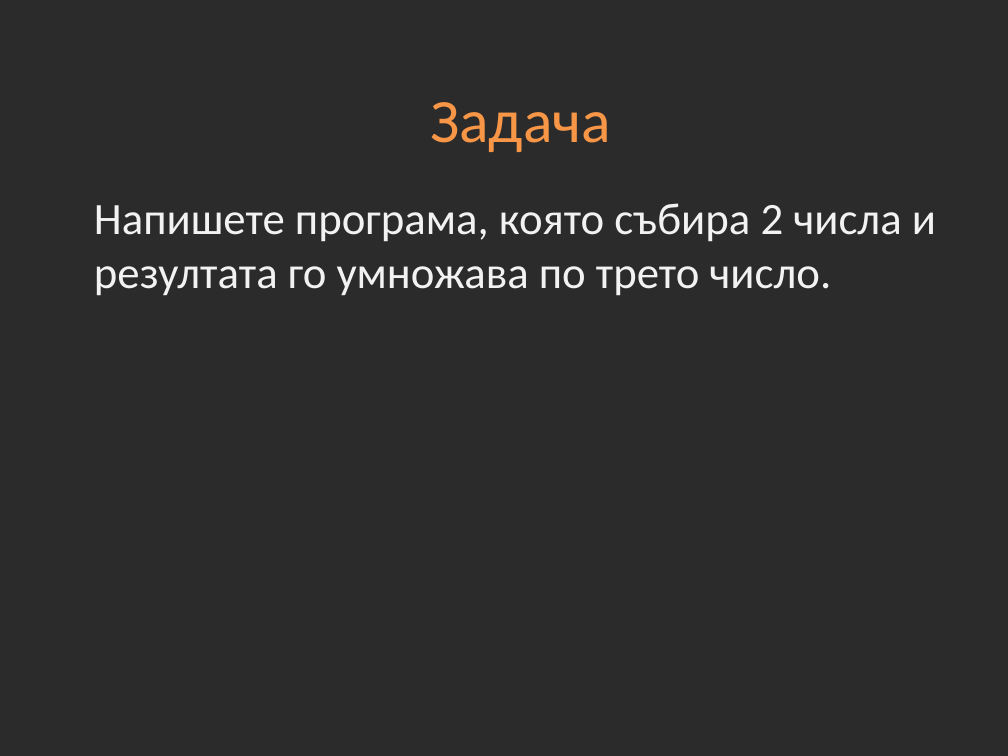
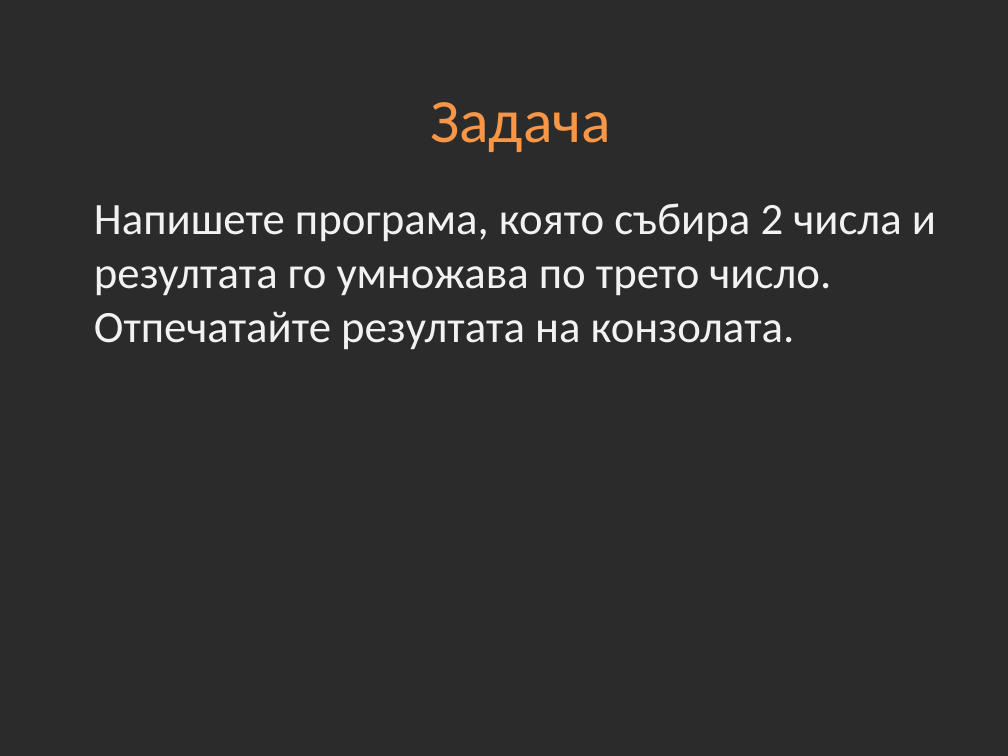
Before and after one commit to Academy-Soft-Intellect/Programming-Introduction-CSharp-Course, a slide deck: slide 17 of 03-Data-Types.pptx (slide 16 before the commit). Drawn at 1008x756 pixels with LibreOffice and Linux fonts; fonts in the diff are those of the drawing; background and template pictures are left out; a plain dark background stands for a picture behind light text. Boxes give left, top, right and bottom in pixels: in the first picture for what was removed or moved away, otherwise in the second. Text is boxed around its words. In the diff, an @@ line names an element or a change of style, - is before the commit and + after.

```diff
--- a/03-Data-Types.pptx
+++ b/03-Data-Types.pptx
@@ text at (94, 203, 936, 350): text changed @@
-Напишете програма, която събира 2 числа и резултата го умножава по трето число.
+Напишете програма, която събира 2 числа и резултата го умножава по трето число. Отпечатайте резултата на конзолата.
```
Also in this commit, not shown: 1 slide added.
